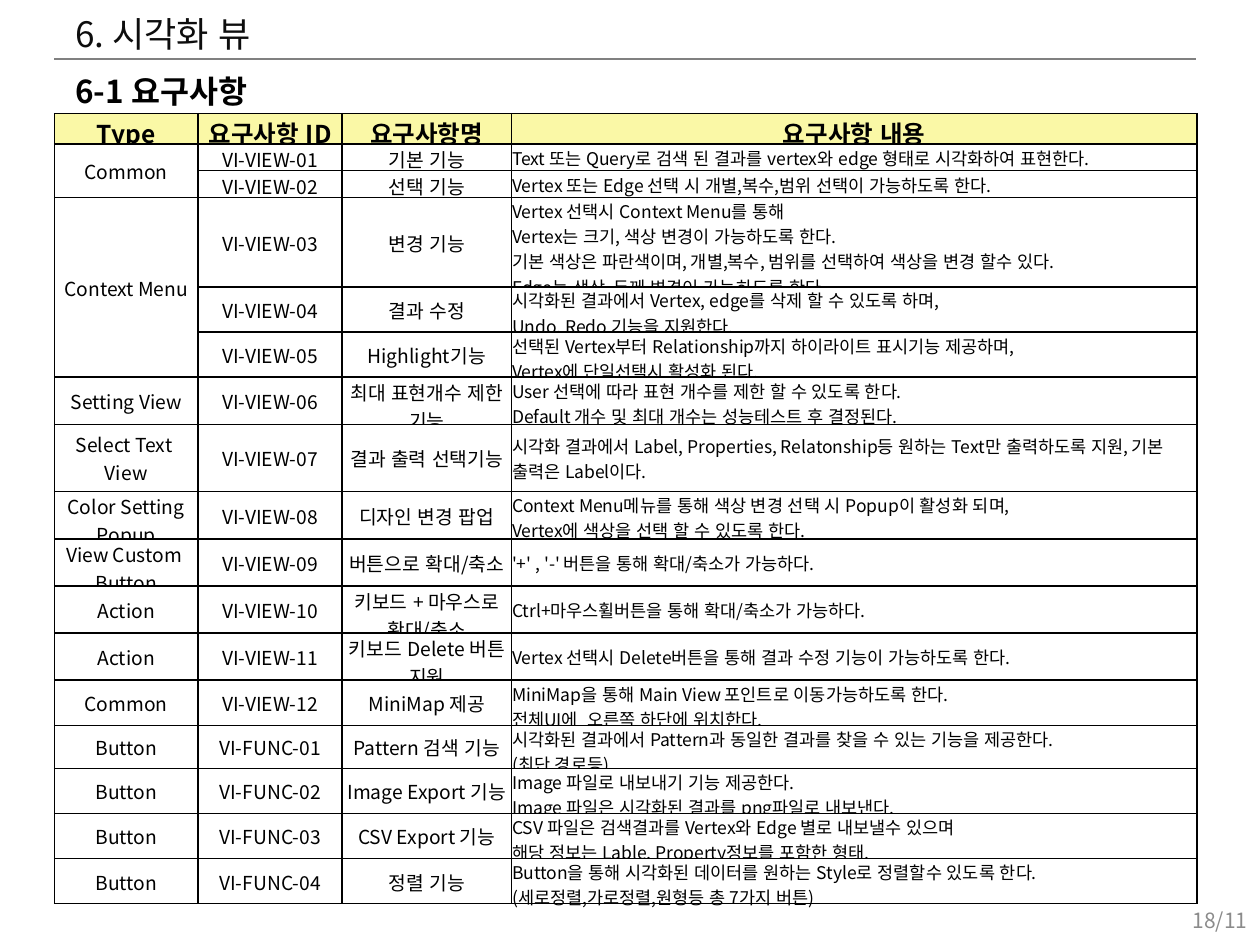
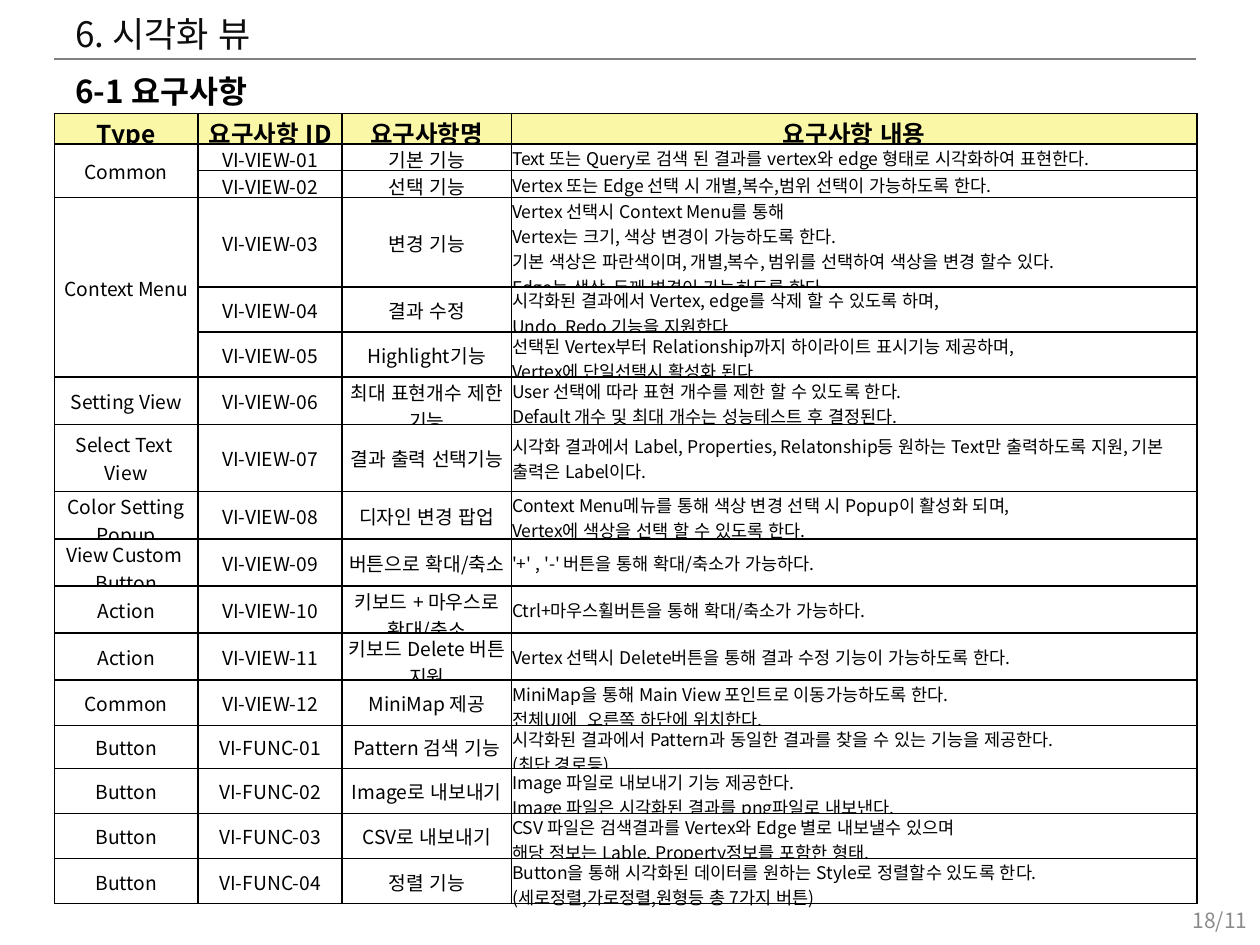
Before and after one commit to hwany7seo/gdbms_document, a slide deck: slide 18 of mockup/시각화도구_UI_UX_기획서.pptx. Drawn at 1260x945 pixels with LibreOffice and Linux fonts; fonts in the diff are those of the drawing. Boxes give left, top, right and bottom in pixels: in the first picture for what was removed or moved away, otherwise in the second. Text is boxed around its words. In the diff, an @@ line names an element or a change of style, - is before the commit and + after.

```diff
--- a/mockup/시각화도구_UI_UX_기획서.pptx
+++ b/mockup/시각화도구_UI_UX_기획서.pptx
@@ table at [54,113,1197,912] @@
-row 15, column 3: Image Export 기능
+row 15, column 3: Image로 내보내기
-row 16, column 3: CSV Export 기능
+row 16, column 3: CSV로 내보내기
```
Also in this commit, not shown: 6 other slides changed, 1 slide added, 4 other files.
